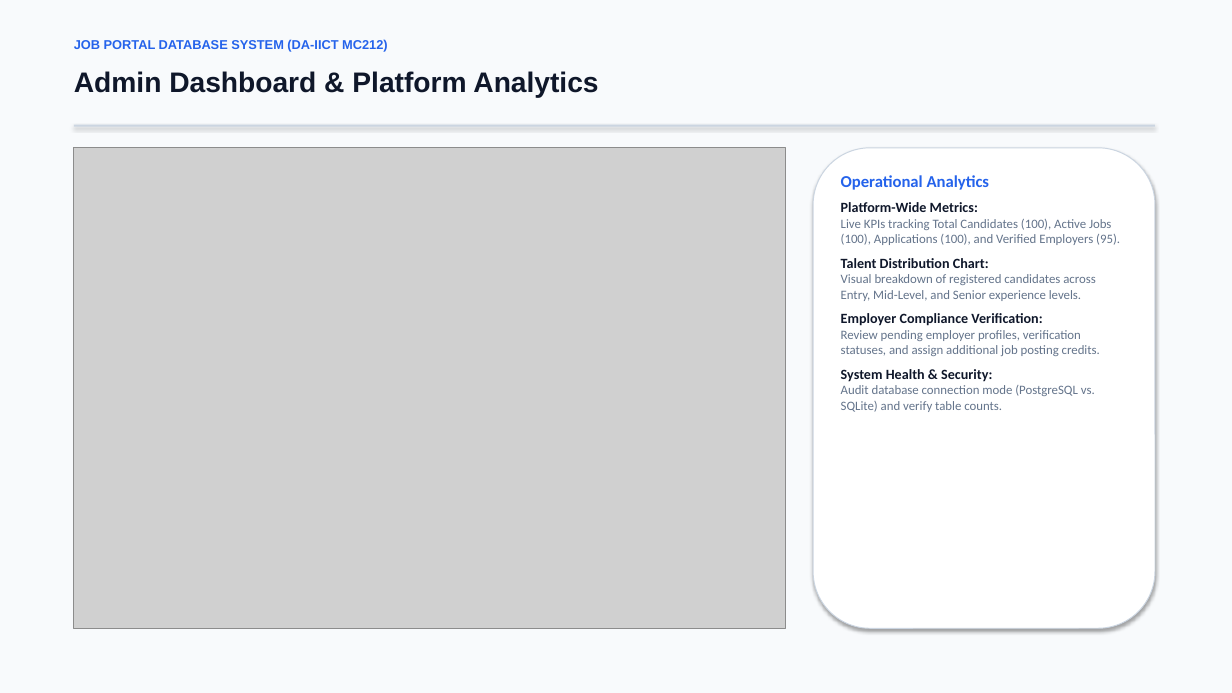
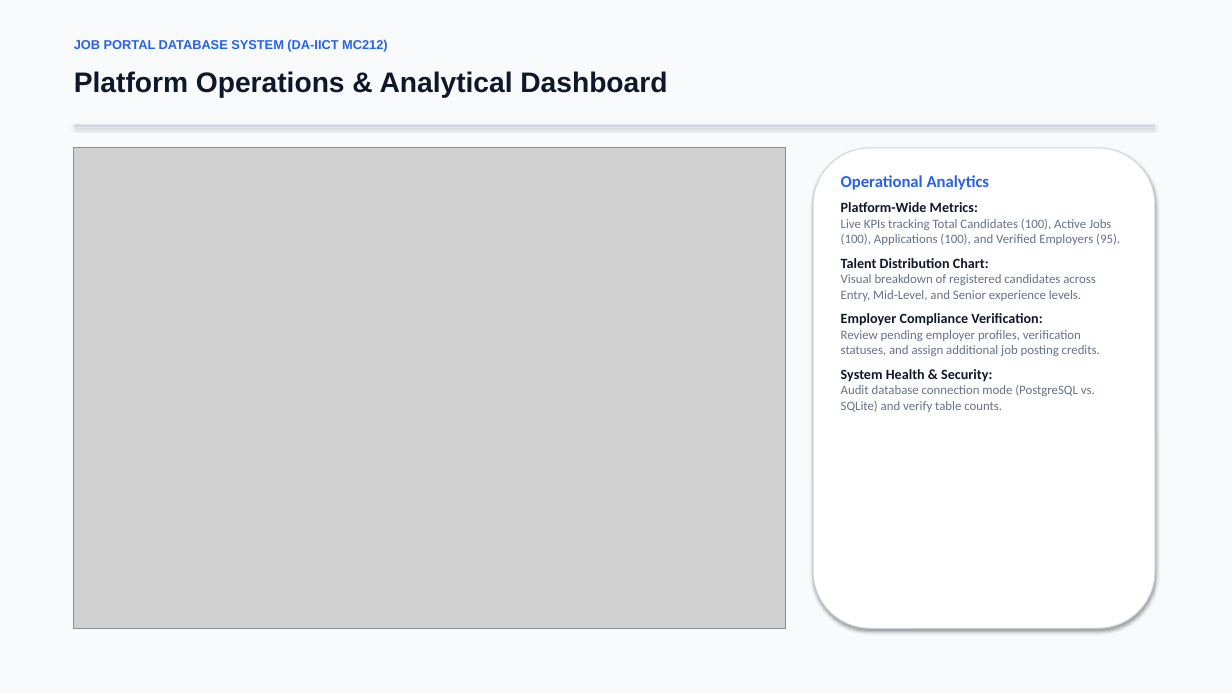
Before and after one commit to jainil0277/job-portal-dbms, a slide deck: slide 13 of docs/Team-9_202503016_Presentation.pptx (slide 9 before the commit). Drawn at 1232x693 pixels with LibreOffice and Linux fonts; fonts in the diff are those of the drawing; grey boxes stand for pictures. Boxes give left, top, right and bottom in pixels: in the first picture for what was removed or moved away, otherwise in the second. Text is boxed around its words. In the diff, an @@ line names an element or a change of style, - is before the commit and + after.

```diff
--- a/docs/Team-9_202503016_Presentation.pptx
+++ b/docs/Team-9_202503016_Presentation.pptx
@@ text at box(74, 71, 667, 98): text changed @@
-Admin Dashboard & Platform Analytics
+Platform Operations & Analytical Dashboard
```
Also in this commit, not shown: 7 other slides changed, 5 slides added, 1 slide removed, 4 other files.
